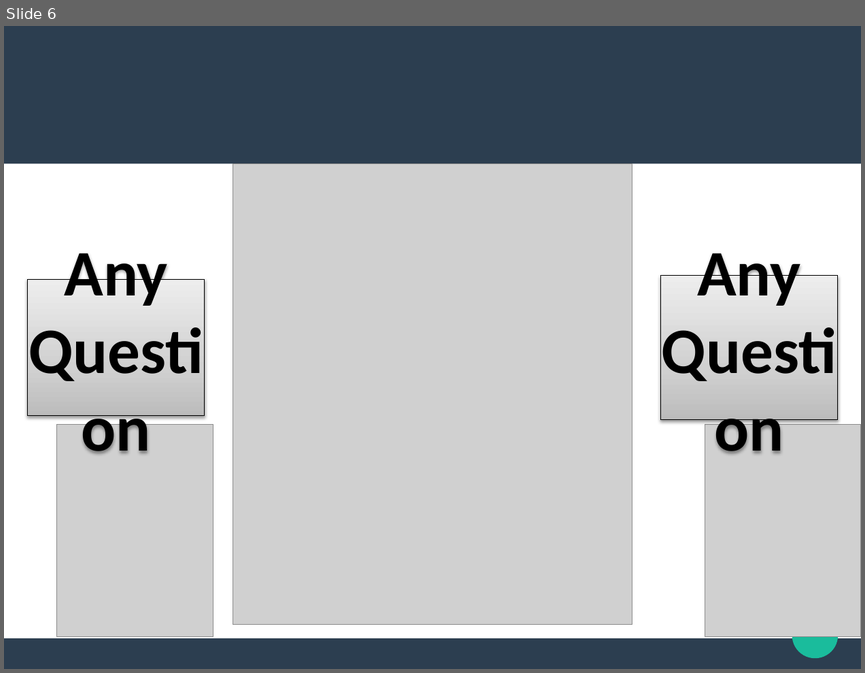
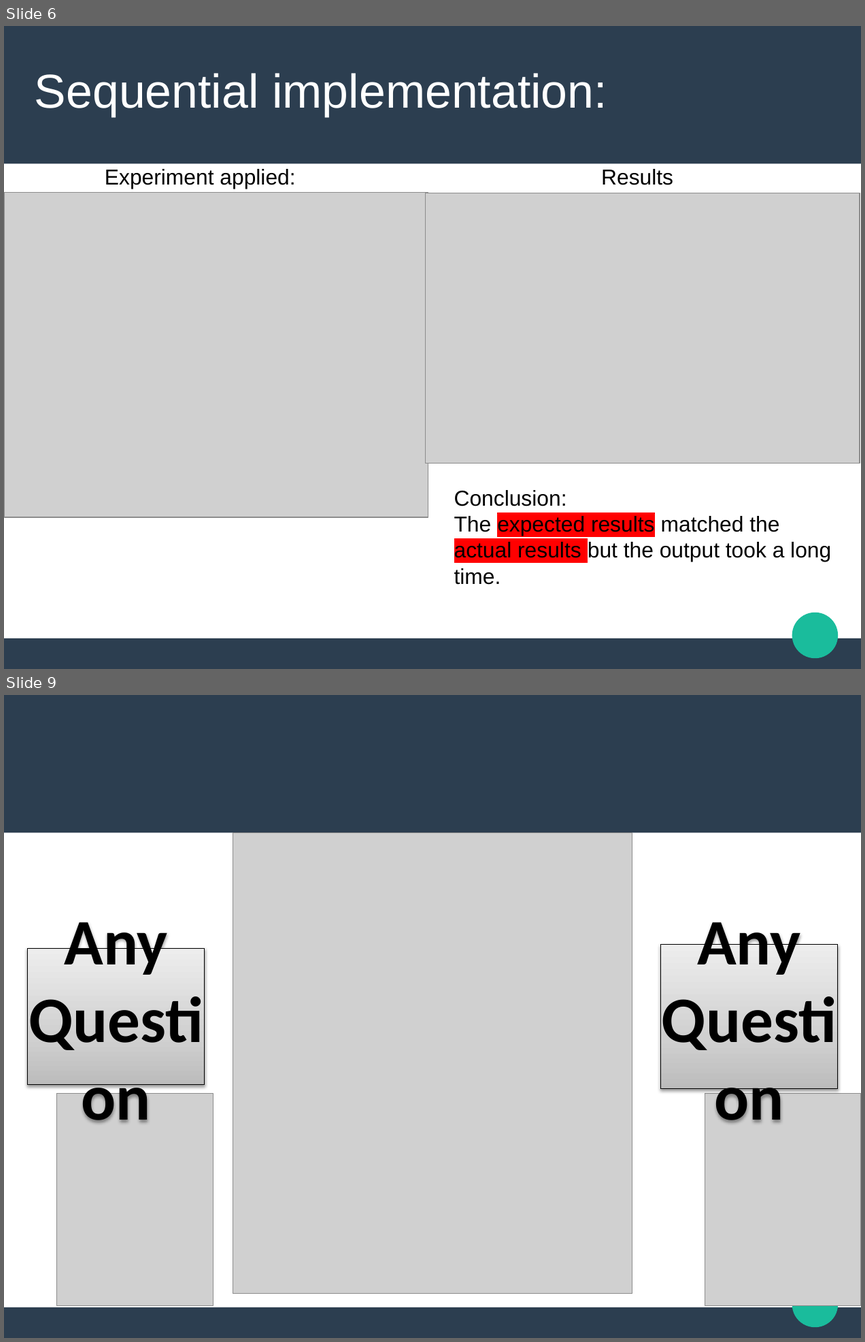
Before and after one commit to YoussifAssem/Parallel-Programming, a slide deck: Presentation/Presentation 18.pptx. Shown one above the other, each under a label of ours: slide 6 before the commit, slides 6 and 9 after it; the slides between them are not shown. The pictures are 865x673 and 865x1342 pixels, drawn with LibreOffice and Linux fonts; fonts in the diff are those of the drawing; grey boxes stand for pictures. Boxes give left, top, right and bottom in pixels: in the first picture for what was removed or moved away, otherwise in the second. Text is boxed around its words. In the diff, an @@ line names an element or a change of style, - is before the commit and + after.

Commit message:
experiments

```diff
--- a/Presentation/Presentation 18.pptx
+++ b/Presentation/Presentation 18.pptx
@@ slide 6 added at (x1=4, y1=26, x2=861, y2=669), background #FFFFFF; not listed: 3 template elements that a slide beside it also shows @@
@@ title added at (x1=35, y1=73, x2=607, y2=116), 44 pt, text #FFFFFF @@
+Sequential implementation:
@@ text added at (x1=105, y1=169, x2=673, y2=189), 20 pt, text #000000 @@
+Experiment applied: Results
@@ picture added at (x1=5, y1=193, x2=428, y2=518) @@
@@ picture added at (x1=426, y1=193, x2=860, y2=464) @@
@@ text added at (x1=454, y1=490, x2=831, y2=584), 20 pt, text #000000 @@
+Conclusion:
+The expected results matched the actual results but the output took a long time.
@@ what was slide 6 is now slide 9 @@
```
Also in this commit, not shown: 1 slide changed, 3 other slides added, 1 slide removed, 1 other file.
